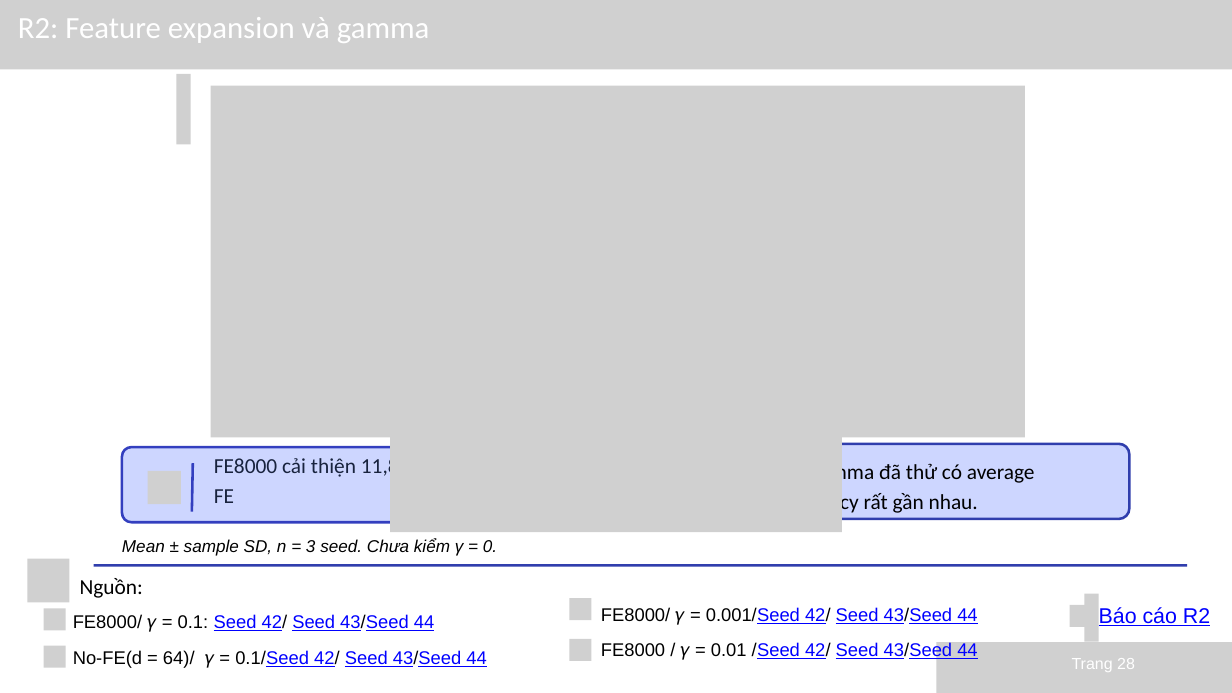
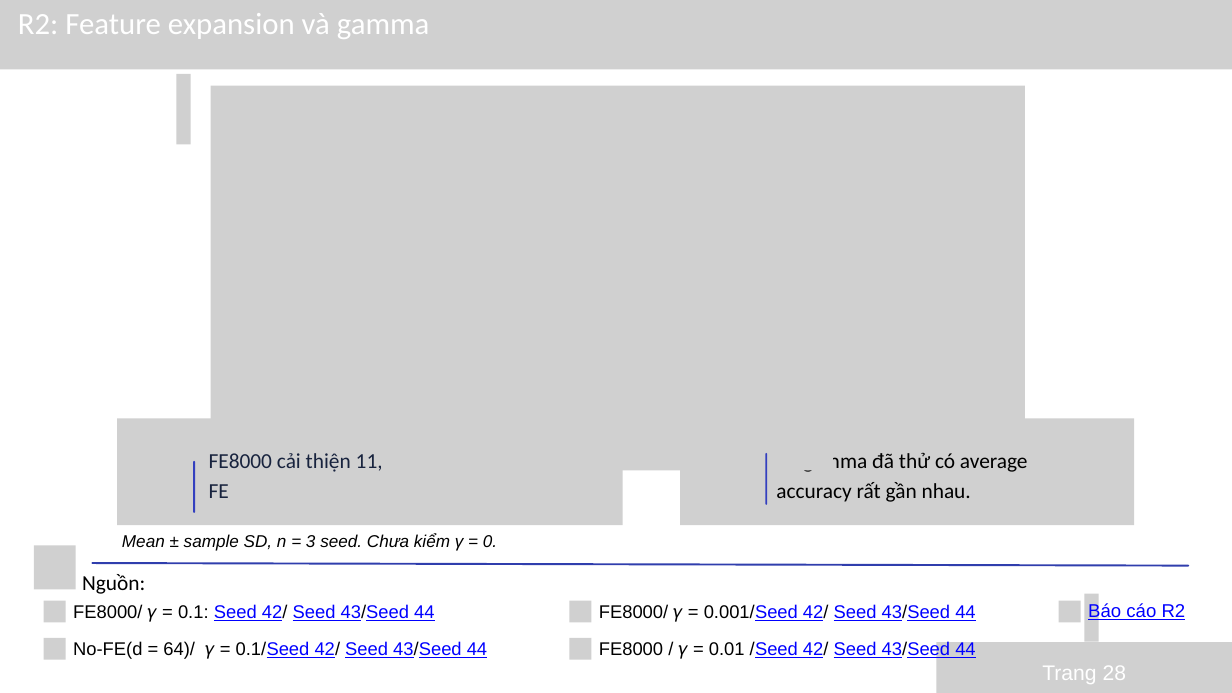
Before and after one commit to 24122050S/20-ML-Paper, a slide deck: slide 28 of slides/ACIL_Nhom3_GiuaKy.pptx. Drawn at 1232x693 pixels with LibreOffice and Linux fonts; fonts in the diff are those of the drawing; grey boxes stand for pictures. Boxes give left, top, right and bottom in pixels: in the first picture for what was removed or moved away, otherwise in the second. Text is boxed around its words. In the diff, an @@ line names an element or a change of style, - is before the commit and + after.

```diff
--- a/slides/ACIL_Nhom3_GiuaKy.pptx
+++ b/slides/ACIL_Nhom3_GiuaKy.pptx
@@ text "R2: Feature expansion và gamma" moved from (x1=18, y1=17, x2=430, y2=43) to (x1=18, y1=13, x2=430, y2=39) @@
@@ picture moved from (x1=390, y1=161, x2=841, y2=532) to (x1=381, y1=99, x2=833, y2=470) @@
@@ picture added at (x1=117, y1=418, x2=623, y2=525) @@
@@ picture added at (x1=680, y1=418, x2=1134, y2=525) @@
@@ freeform shape removed at (x1=122, y1=447, x2=618, y2=522) @@
@@ text "FE8000 cải thiện 11,86 điểm ..." moved from (x1=214, y1=455, x2=410, y2=503) to (x1=209, y1=453, x2=405, y2=498) @@
@@ freeform shape removed at (x1=685, y1=444, x2=1129, y2=519) @@
@@ text "Ba gamma đã thử có ..." rewrapped from (x1=783, y1=461, x2=1035, y2=515) to (x1=776, y1=453, x2=1028, y2=502) @@
@@ picture removed at (x1=148, y1=471, x2=181, y2=504) @@
@@ picture added at (x1=148, y1=455, x2=181, y2=488) @@
@@ line (194, 462) - (194, 512): stroke #333FBF 3 pt to #333FBF 2.25 pt @@
@@ line moved from (771, 460) - (770, 509) to (766, 454) - (766, 504) @@
@@ line (766, 454) - (766, 504): stroke #333FBF 3 pt to #333FBF 2.25 pt @@
@@ text "Mean ± sample SD, n ..." moved from (x1=122, y1=538, x2=497, y2=556) to (x1=122, y1=533, x2=497, y2=551) @@
@@ picture removed at (x1=28, y1=559, x2=70, y2=602) @@
@@ picture added at (x1=34, y1=546, x2=76, y2=590) @@
@@ text "Nguồn:" at (x1=82, y1=574, x2=145, y2=594): alignment centre to left @@
@@ line (92, 563) - (1188, 565): stroke #303EAD 3 pt to #303EAD 2.25 pt @@
@@ text "FE8000/ 𝛾 = 0.1: Seed ..." moved from (x1=73, y1=614, x2=434, y2=632) to (x1=73, y1=604, x2=434, y2=622) @@
@@ text "Báo cáo R2" moved from (x1=1099, y1=607, x2=1210, y2=626) to (x1=1088, y1=603, x2=1186, y2=622) @@
@@ text "Báo cáo R2" at (x1=1088, y1=603, x2=1186, y2=622): size 25 to 21.8 pt; alignment centre to left; line spacing 35pt to 30.5pt @@
@@ picture moved from (x1=44, y1=609, x2=66, y2=631) to (x1=44, y1=601, x2=66, y2=623) @@
@@ picture at (x1=569, y1=601, x2=591, y2=623): outline redrawn @@
@@ picture moved from (x1=1069, y1=605, x2=1092, y2=627) to (x1=1059, y1=601, x2=1081, y2=623) @@
@@ picture moved from (x1=44, y1=646, x2=66, y2=668) to (x1=44, y1=638, x2=66, y2=660) @@
@@ text "No-FE(d = 64)/ 𝛾 = ..." moved from (x1=73, y1=650, x2=486, y2=668) to (x1=73, y1=641, x2=487, y2=659) @@
@@ picture at (x1=569, y1=638, x2=591, y2=660): outline redrawn @@
@@ text "Trang 28" moved from (x1=1072, y1=658, x2=1135, y2=672) to (x1=1042, y1=666, x2=1126, y2=684) @@
@@ text "Trang 28" at (x1=1042, y1=666, x2=1126, y2=684): size 18.8 to 24.8 pt; alignment left to centre; line spacing 26.2pt to 34.6pt @@
```
Also in this commit, not shown: 35 other slides changed.
